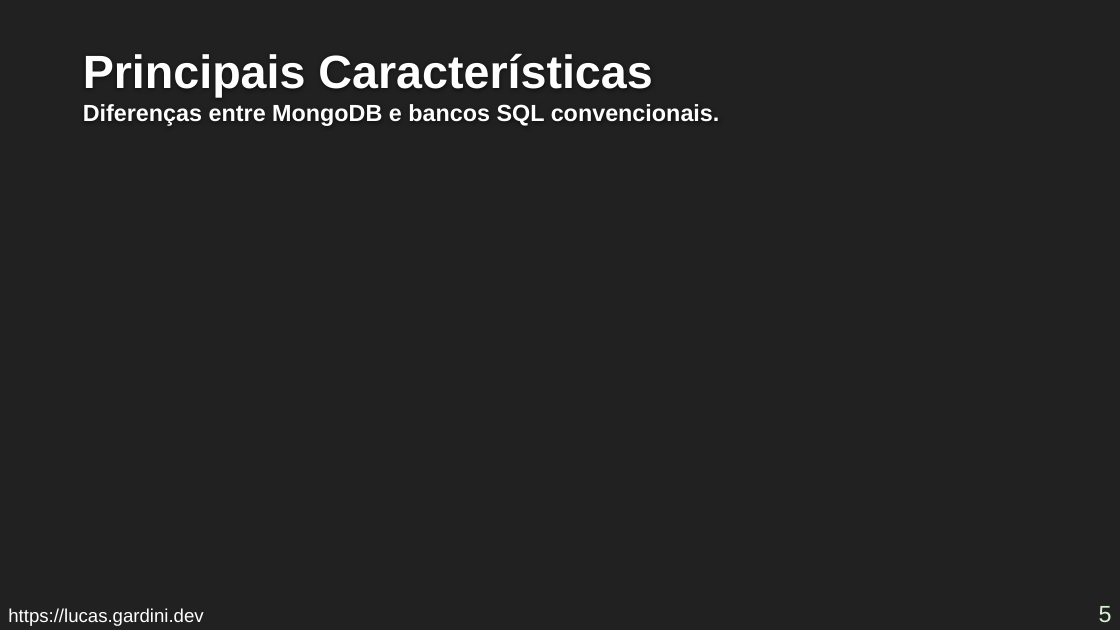
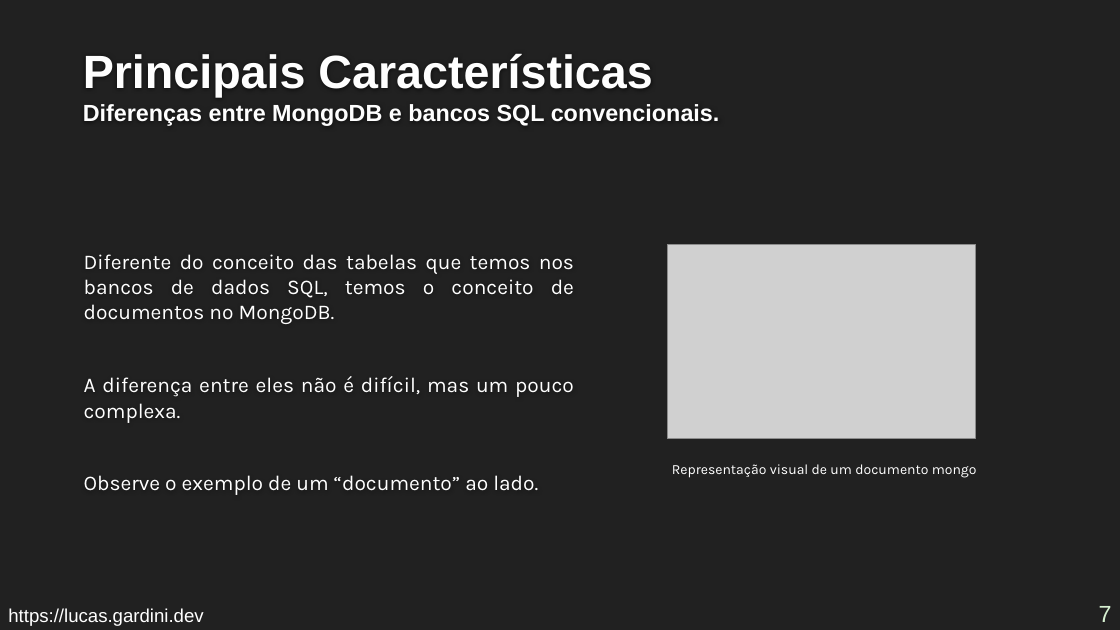
Before and after one commit to Lucas-Gardini/IFSP-ADS-BD2, a slide deck: slide 7 of mongodb/minicurso-mongodb.pptx (slide 5 before the commit). Drawn at 1120x630 pixels with LibreOffice and Linux fonts; fonts in the diff are those of the drawing; grey boxes stand for pictures; background and template pictures are left out. Boxes give left, top, right and bottom in pixels: in the first picture for what was removed or moved away, otherwise in the second. Text is boxed around its words. In the diff, an @@ line names an element or a change of style, - is before the commit and + after.

Commit message:
feat: Exercício 12 e mongodb

```diff
--- a/mongodb/minicurso-mongodb.pptx
+++ b/mongodb/minicurso-mongodb.pptx
@@ text added at (84, 254, 574, 495), 18 pt, text #FFFFFF @@
+Diferente do conceito das tabelas que temos nos bancos de dados SQL, temos o conceito de documentos no MongoDB.
+A diferença entre eles não é difícil, mas um pouco complexa.
+Observe o exemplo de um “documento” ao lado.
@@ picture added at (667, 245, 975, 439) @@
@@ text added at (672, 464, 977, 478), 12 pt, text #FFFFFF @@
+Representação visual de um documento mongo
@@ page number at (1099, 606, 1112, 622): text changed @@
-5
+7
```
Also in this commit, not shown: 3 other slides changed, 4 slides added, 1 slide removed, 3 other files.
